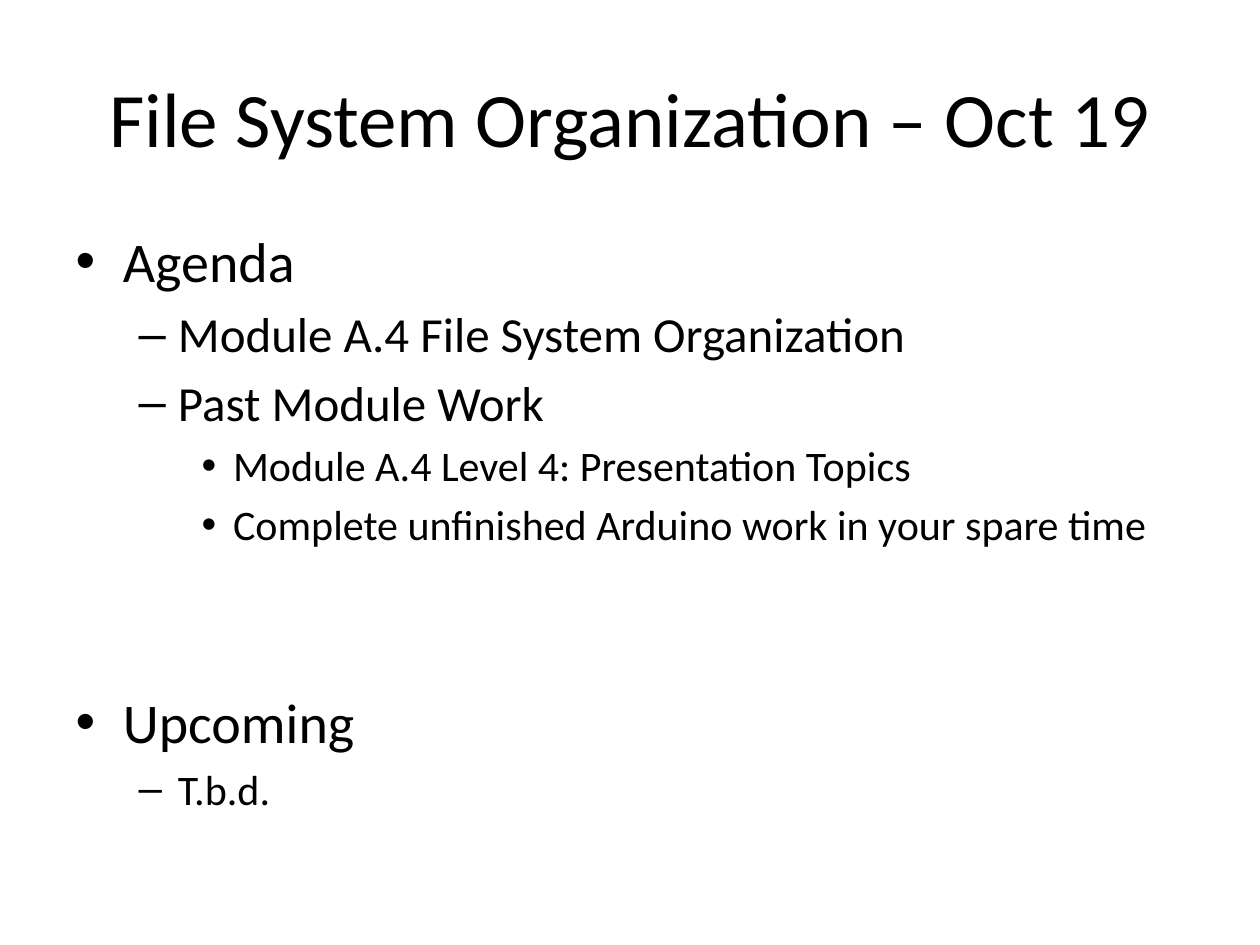
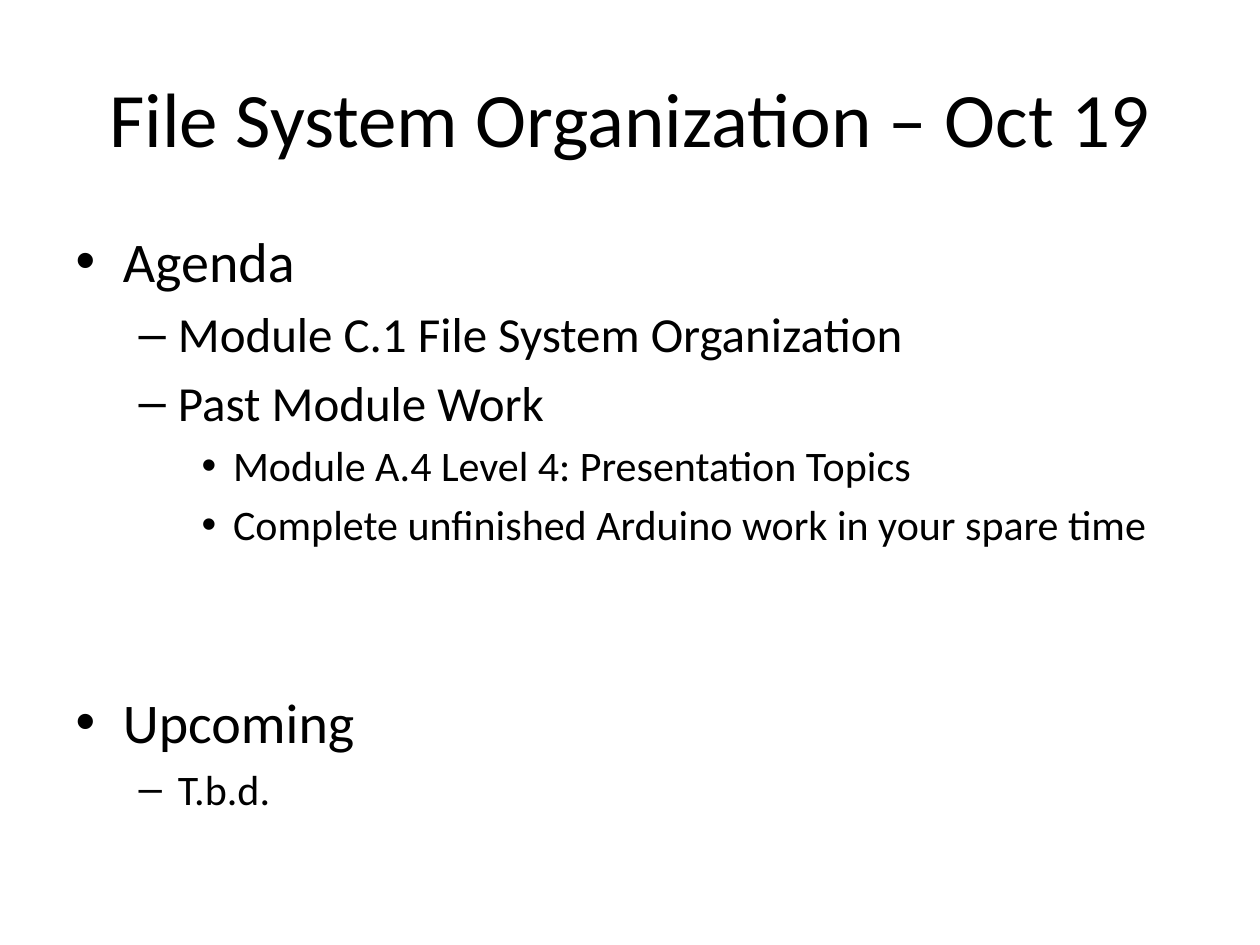
Before and after one commit to BirkaranGill/ICS3C0, a slide deck: slide 1 of Daily Agendas/Day7.4_FileOrganization_Oct19.pptx. Drawn at 1260x945 pixels with LibreOffice and Linux fonts; fonts in the diff are those of the drawing. Boxes give left, top, right and bottom in pixels: in the first picture for what was removed or moved away, otherwise in the second. Text is boxed around its words. In the diff, an @@ line names an element or a change of style, - is before the commit and + after.

Commit message:
Rm 209 Thu

```diff
--- a/Daily Agendas/Day7.4_FileOrganization_Oct19.pptx
+++ b/Daily Agendas/Day7.4_FileOrganization_Oct19.pptx
@@ text at (x1=178, y1=318, x2=903, y2=361): text changed @@
-  – Module A.4 File System Organization
+  – Module C.1 File System Organization
```
